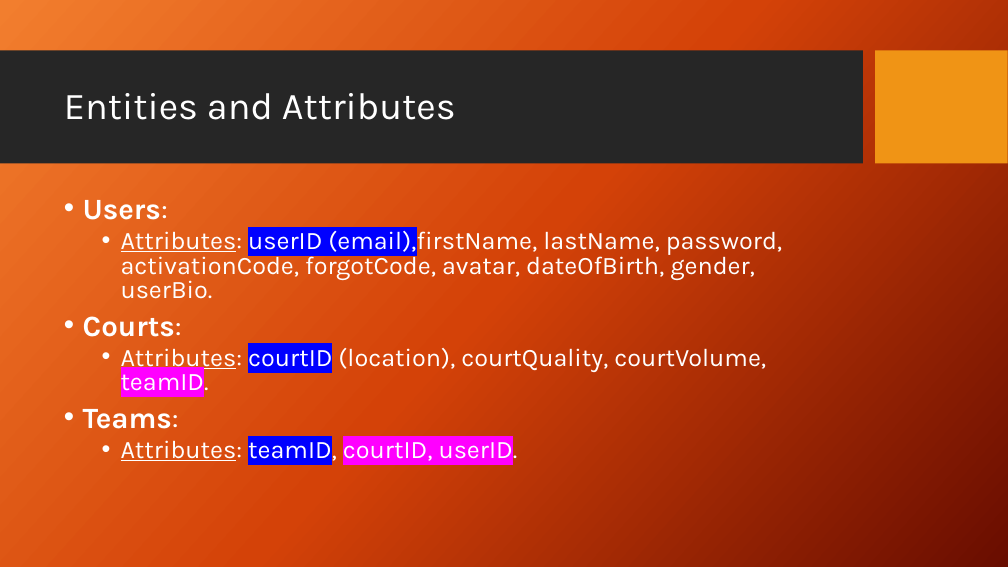
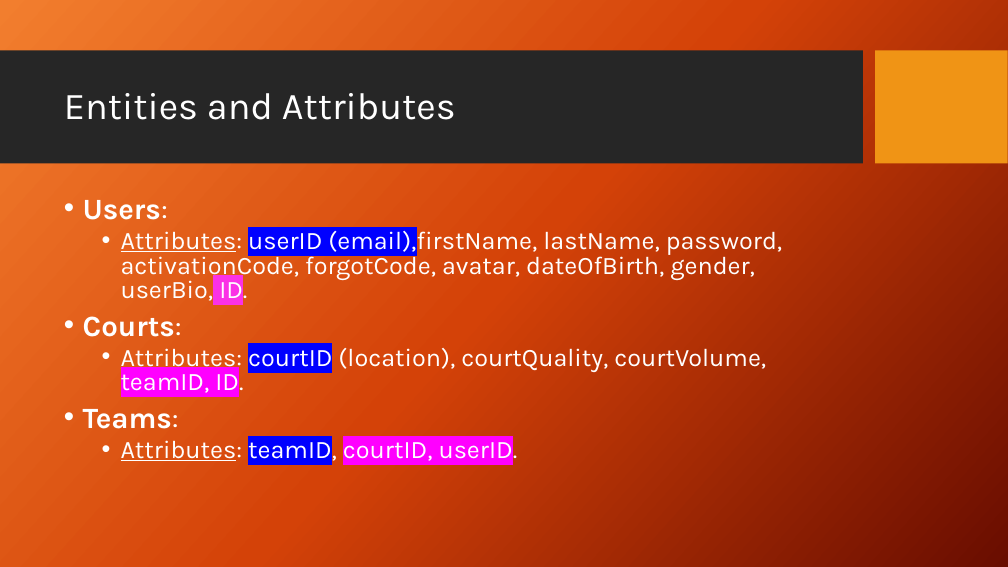
Before and after one commit to martinezja1836/squadup, a slide deck: slide 2 of docs/squadup.erd.pptx. Drawn at 1008x567 pixels with LibreOffice and Linux fonts; fonts in the diff are those of the drawing; background and template pictures are left out. Boxes give left, top, right and bottom in pixels: in the first picture for what was removed or moved away, otherwise in the second. Text is boxed around its words. In the diff, an @@ line names an element or a change of style, - is before the commit and + after.

```diff
--- a/docs/squadup.erd.pptx
+++ b/docs/squadup.erd.pptx
@@ text at <box>121,227,782,304</box>: text changed @@
-  • Attributes: userID (email),firstName, lastName, password, activationCode, forgotCode, avatar, dateOfBirth, gender, userBio.
+  • Attributes: userID (email),firstName, lastName, password, activationCode, forgotCode, avatar, dateOfBirth, gender, userBio, ID.
@@ text at <box>121,348,766,397</box>: text changed @@
-  • Attributes: courtID (location), courtQuality, courtVolume, teamID.
+  • Attributes: courtID (location), courtQuality, courtVolume, teamID, ID.
```
Also in this commit, not shown: 1 slide added.
